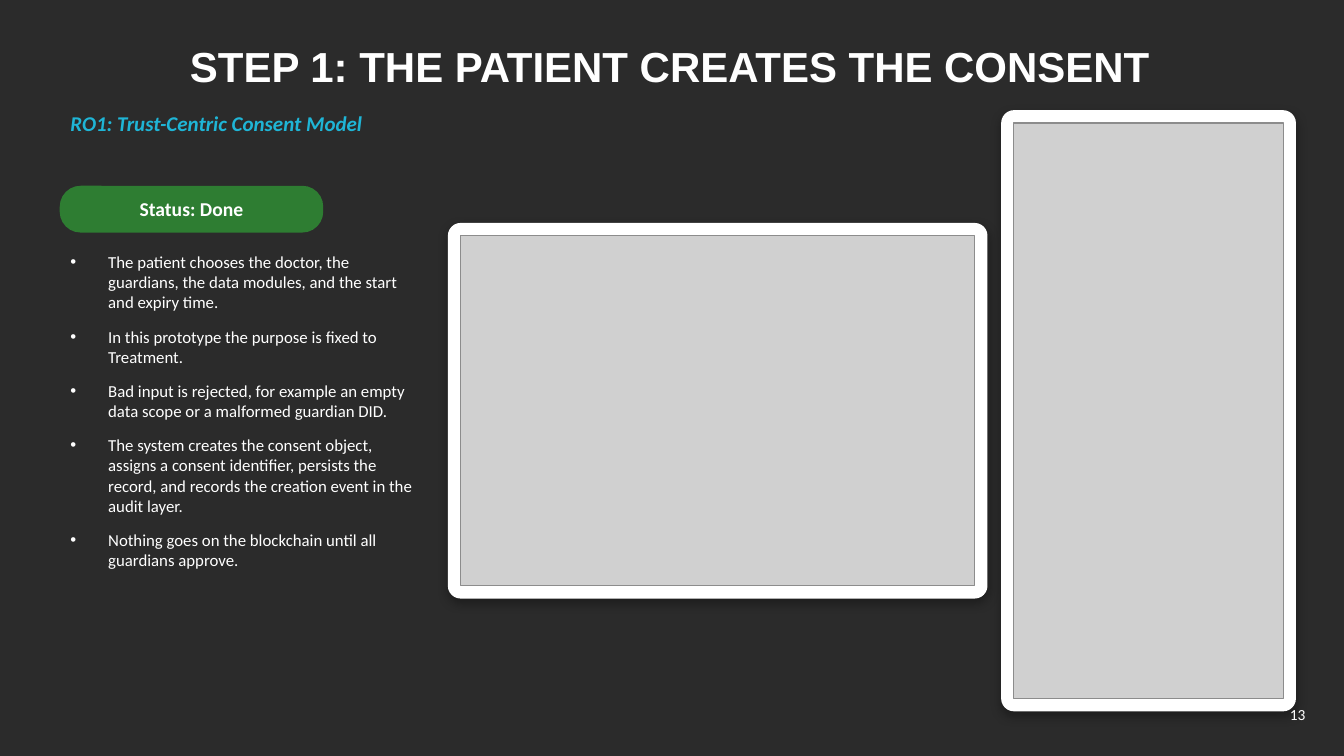
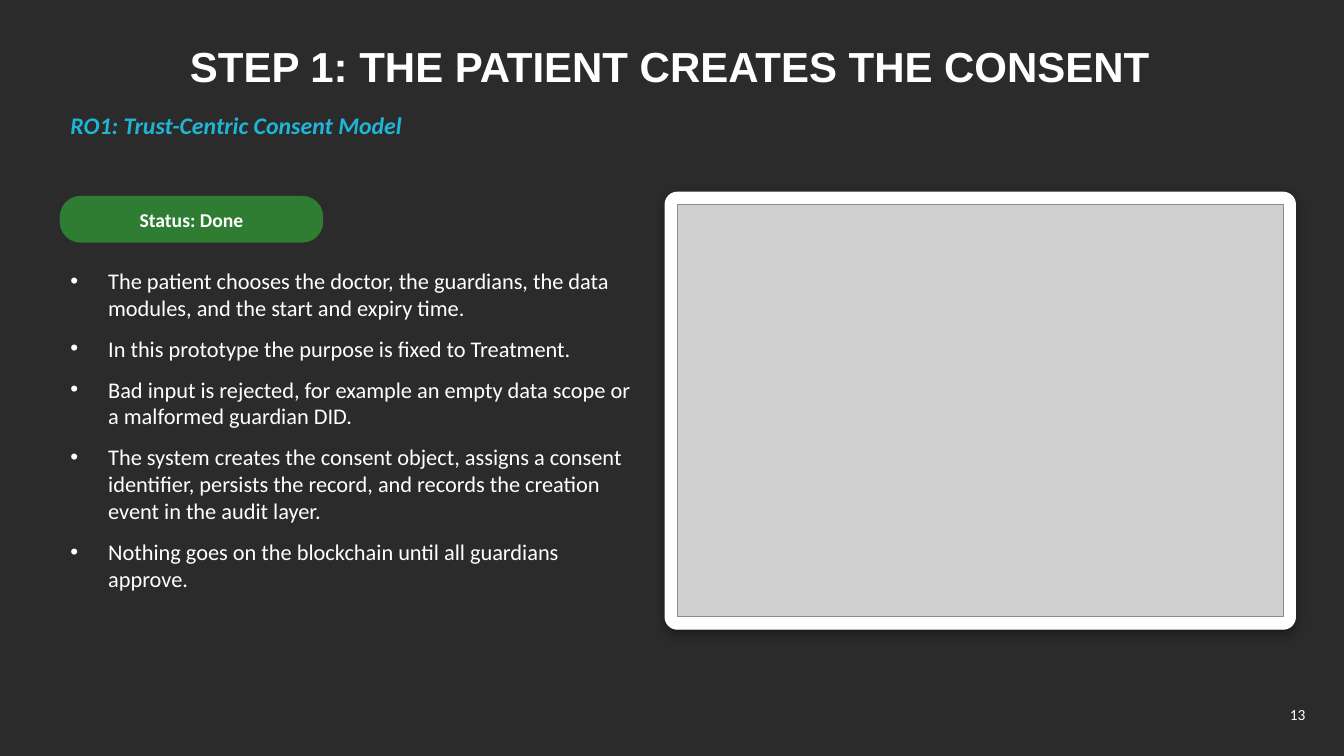
Before and after one commit to yasir12345678900/HealthRWA-Sepolia-Personal-try, a slide deck: slide 13 of docs/Yasir_Candidature_Reassessment_Slides_Simple.pptx. Drawn at 1344x756 pixels with LibreOffice and Linux fonts; fonts in the diff are those of the drawing; grey boxes stand for pictures; background and template pictures are left out; a plain dark background stands for a picture behind light text. Boxes give left, top, right and bottom in pixels: in the first picture for what was removed or moved away, otherwise in the second. Text is boxed around its words. In the diff, an @@ line names an element or a change of style, - is before the commit and + after.

```diff
--- a/docs/Yasir_Candidature_Reassessment_Slides_Simple.pptx
+++ b/docs/Yasir_Candidature_Reassessment_Slides_Simple.pptx
@@ text "RO1: Trust-Centric Consent Model" at (70, 117, 402, 134): size 15 to 17 pt @@
@@ text "Status: Done": place and size @@
-text "Status: Done" at (140, 203, 243, 216)
+text "Status: Done" at (140, 214, 243, 227)
@@ rounded rectangle: place and size @@
-rounded rectangle at (60, 187, 323, 232)
+rounded rectangle at (60, 197, 323, 242)
@@ rounded rectangle: place and size @@
-rounded rectangle at (1002, 111, 1296, 711)
+rounded rectangle at (665, 193, 1296, 629)
@@ rounded rectangle at (665, 193, 1296, 629): proportions changed @@
@@ picture: place and size @@
-picture at (1014, 123, 1284, 699)
+picture at (678, 205, 1284, 617)
@@ rounded rectangle removed at (449, 224, 987, 598) @@
@@ picture removed at (461, 236, 975, 586) @@
@@ text "The patient chooses the doctor, ...": place and size @@
-text "The patient chooses the doctor, ..." at (108, 256, 412, 569)
+text "The patient chooses the doctor, ..." at (108, 273, 631, 591)
@@ text "The patient chooses the doctor, ..." at (108, 273, 631, 591): size 12 to 16 pt @@
```
Also in this commit, not shown: 5 other slides changed, 6 slides added, 3 other files.
